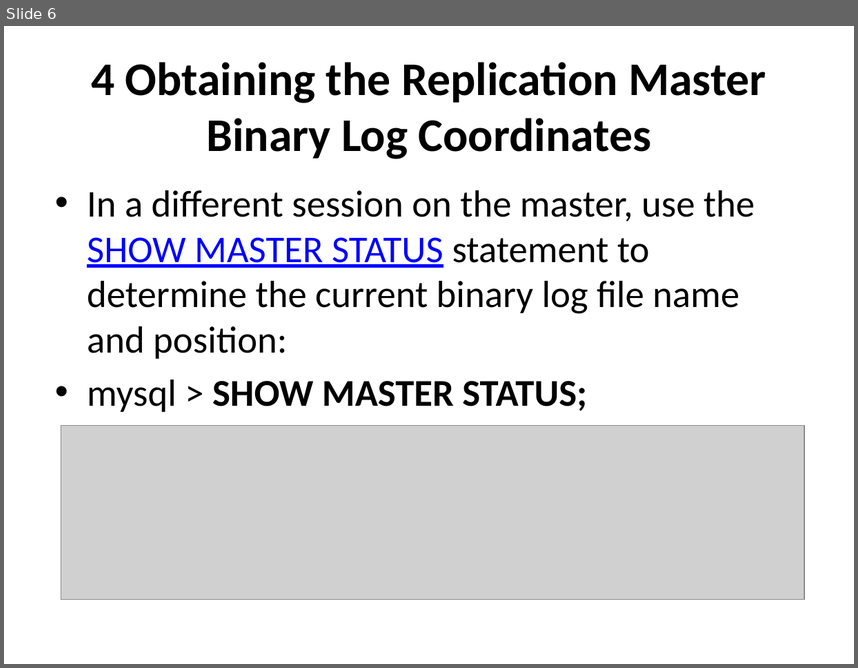
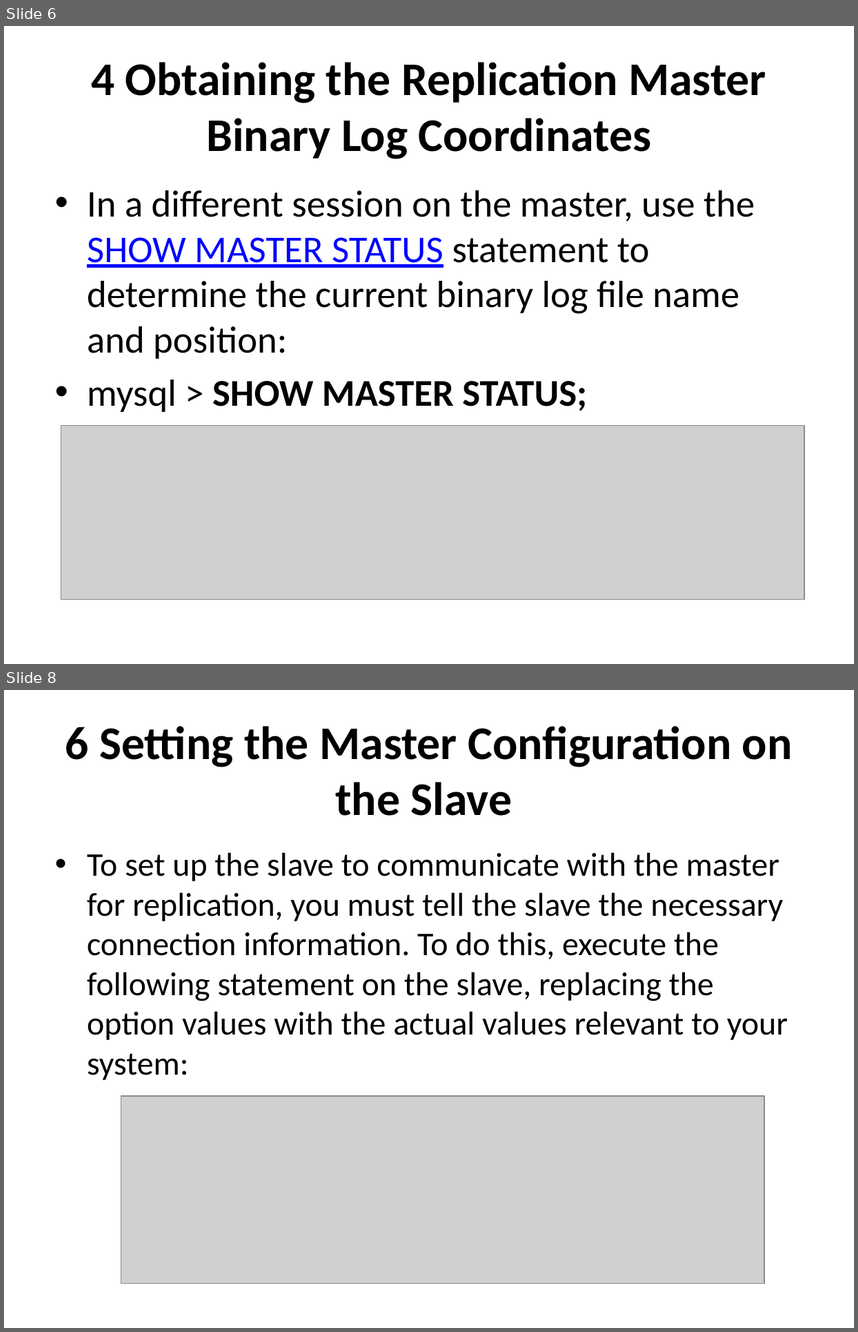
Before and after one commit to lc850/tesebada, a slide deck: MySQL Replication.pptx. Shown one above the other, each under a label of ours: slide 6 before the commit, slides 6 and 8 after it; the slides between them are not shown. The pictures are 858x668 and 858x1332 pixels, drawn with LibreOffice and Linux fonts; fonts in the diff are those of the drawing; grey boxes stand for pictures. Boxes give left, top, right and bottom in pixels: in the first picture for what was removed or moved away, otherwise in the second. Text is boxed around its words. In the diff, an @@ line names an element or a change of style, - is before the commit and + after.

Commit message:
Replicacion actualizada

```diff
--- a/MySQL Replication.pptx
+++ b/MySQL Replication.pptx
@@ slide 8 added at <box>4,690,854,1328</box>, background #FFFFFF @@
@@ title added at <box>65,726,793,816</box>, 39.6 pt, text #000000, bold @@
+6 Setting the Master Configuration on the Slave
@@ text added at <box>87,852,788,1080</box>, 28 pt, text #000000 @@
+• To set up the slave to communicate with the master for replication, you must tell the slave the necessary connection information. To do this, execute the following statement on the slave, replacing the option values with the actual values relevant to your system:
@@ picture added at <box>121,1096,765,1283</box> @@
```
Also in this commit, not shown: 2 other slides added.
